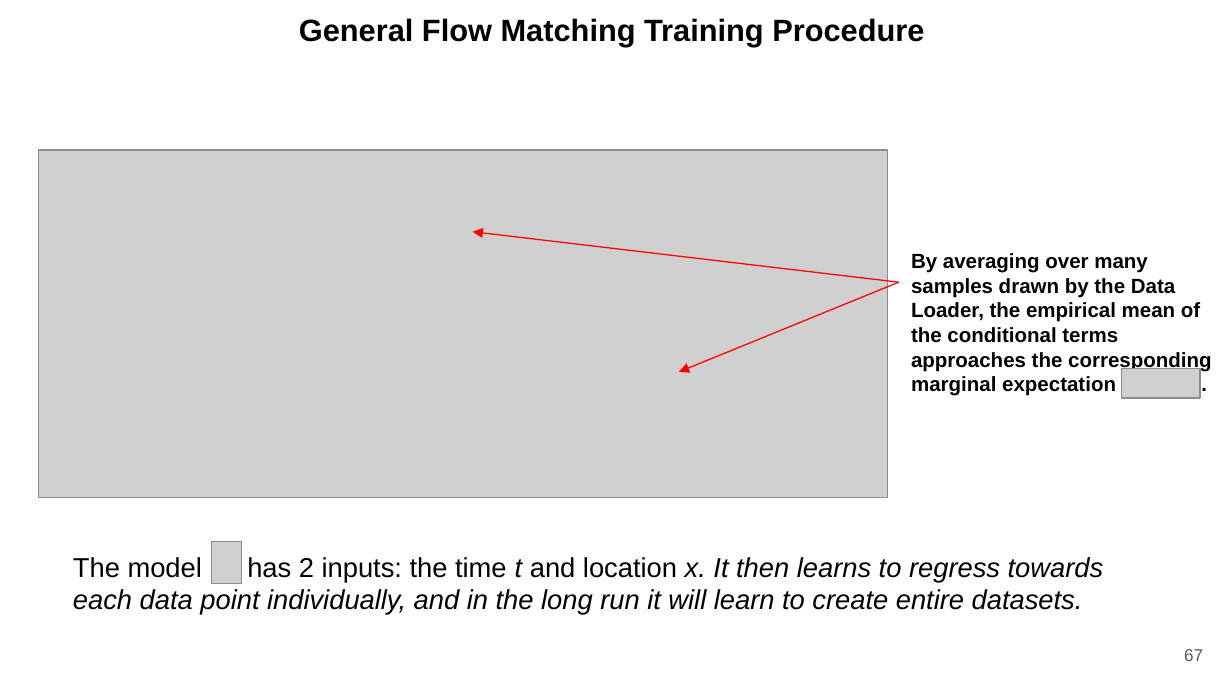
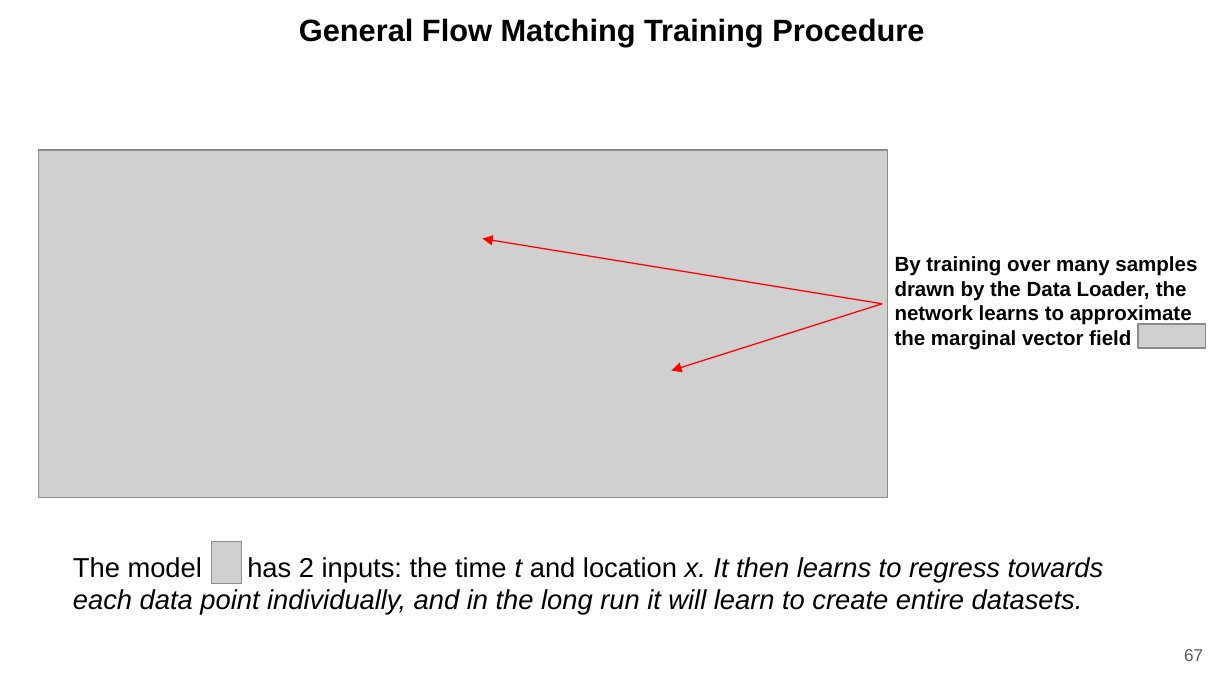
Before and after one commit to ducspe/DCPresentations, a slide deck: slide 67 of UnderstandingDiffusion/UnderstandingDiffusion.pptx. Drawn at 1232x693 pixels with LibreOffice and Linux fonts; fonts in the diff are those of the drawing; grey boxes stand for pictures. Boxes give left, top, right and bottom in pixels: in the first picture for what was removed or moved away, otherwise in the second. Text is boxed around its words. In the diff, an @@ line names an element or a change of style, - is before the commit and + after.

Commit message:
Refine Diffusion and Tokenization slides and update video tutorials
- Correct and clarify the Diffusion and Tokenization presentations in PDF and PowerPoint formats.
- Update the corresponding video tutorials and English SRT subtitles to reflect the revised slides.
- Remove the three VTT caption files, with browser caption regeneration and GitHub Pages updates deferred to a follow-up.

```diff
--- a/UnderstandingDiffusion/UnderstandingDiffusion.pptx
+++ b/UnderstandingDiffusion/UnderstandingDiffusion.pptx
@@ arrow moved from (899, 282) - (473, 232) to (882, 304) - (483, 239) @@
@@ text at bbox=[895, 256, 1197, 350]: text changed @@
-By averaging over many samples drawn by the Data Loader, the empirical mean of the conditional terms approaches the corresponding marginal expectation .
+By training over many samples drawn by the Data Loader, the network learns to approximate the marginal vector field
@@ arrow moved from (899, 282) - (679, 372) to (882, 304) - (671, 371) @@
@@ picture: place and size @@
-picture at bbox=[1121, 368, 1200, 398]
+picture at bbox=[1138, 324, 1206, 347]
```
Also in this commit, not shown: 6 other slides changed, 10 other files.
